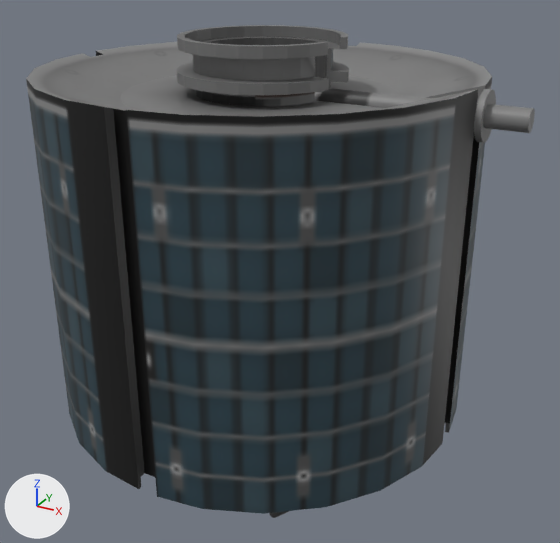
Two versions of the Blender file Early Bird/EarlyBird.blend, one commit apart.
One viewpoint serves both versions: a 50 mm lens placed at (0.395, -0.679, 0.306), pointed at (0.017, 0.01, -0.038). Arrows for +X, +Y and +Z are at lower left; the lights stay in place.

In view in the first picture: 'Antenna', 'BodyShell', 'BodyTrench', 'KegTop_duplicate', 'TopInner', 'TopOuter'.
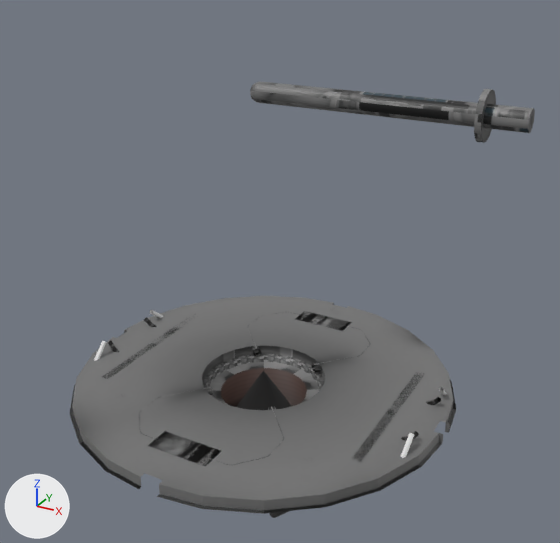
What changed in the scene script:
```text
Change me_cylinder_003:
    where me_cylinder_003.from_pydata(...)  # 216 vertices, 194 faces; spans x -0.023..0.023, y -0.023..0.023, z -0.01..0.266
    used by ob_antenna; location = (0.0, 0.0, 0.158); rotation_euler = (0.0, 1.57, 0.0), in degrees (0, 90, 0)
    me_cylinder_003 part 1: texture (UV) coordinates of 194 of 194 faces, centred in x -0.023..0.023, y -0.023..0.023, z -0.01..0.266, changed; they spanned u 0.56..0.6, v 0.2..0.45 and now span u -0.85..0.67, v 0.02..1.12
Change me_cylinder_017:
    where me_cylinder_017.from_pydata(...)  # 445 vertices, 438 faces; spans x -0.082..0.085, y -0.085..0.085, z -0.031..0.026
    used by ob_kegtop_duplicate; location = (0.0, 0.0, 0.188)
    me_cylinder_017 part 2: texture (UV) coordinates of 101 of 438 faces, centred in x -0.072..0.076, y -0.078..0.078, z -0.031..0.015, changed; they spanned u -1.03..0.92, v -0.16..2.83 and now span u 0.69..0.97, v 0.39..0.99
Change ob_bodyshell:
    add ob_bodyshell.hide_set(True)
Change ob_bodytrench:
    add ob_bodytrench.hide_set(True)
Change ob_topouter:
    add ob_topouter.hide_set(True)
Change ob_topinner:
    add ob_topinner.hide_set(True)
Change ob_bodybottom_001:
    remove ob_bodybottom_001.hide_set(True)
Change ob_kegtop_duplicate:
    add ob_kegtop_duplicate.hide_set(True)
```

Changed parts and their boxes [x1, y1, x2, y2] in the pictures (560 x 543 px):
'BodyShell', hidden: before [26, 78, 492, 514]
'BodyBottom.001', shown: after [72, 296, 453, 500]
'TopOuter', hidden: before [26, 42, 492, 425]
'KegTop_duplicate', hidden: before [177, 25, 349, 106]
'BodyTrench', hidden (black): before [96, 51, 479, 489]
'TopInner', hidden: before [120, 75, 400, 117]
part 1 of me_cylinder_003, surface changed: before [314, 88, 535, 143]; after [250, 81, 535, 143]
part 2 of me_cylinder_017, surface changed (black): before [193, 36, 337, 106]
'EngineNozzle', unchanged, uncovered by the edit: after [202, 346, 325, 410]
'BodyBottom', unchanged, uncovered by the edit: before [445, 423, 450, 433]; after [72, 303, 456, 514]
